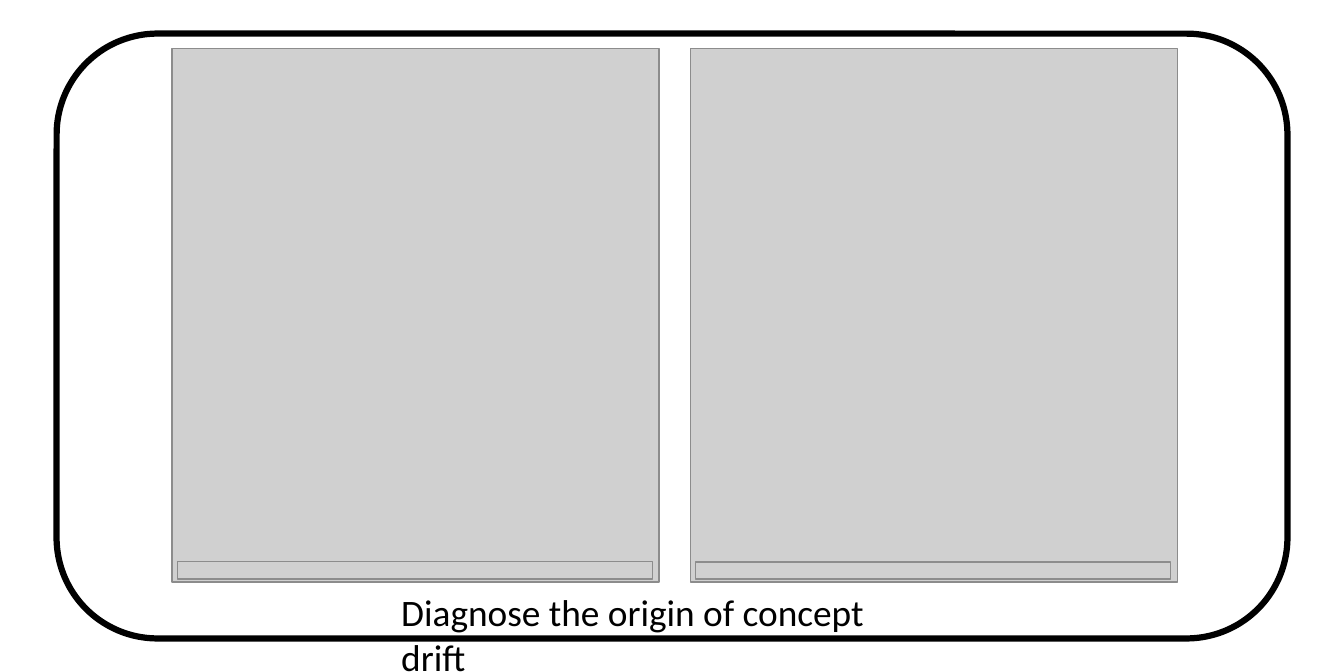
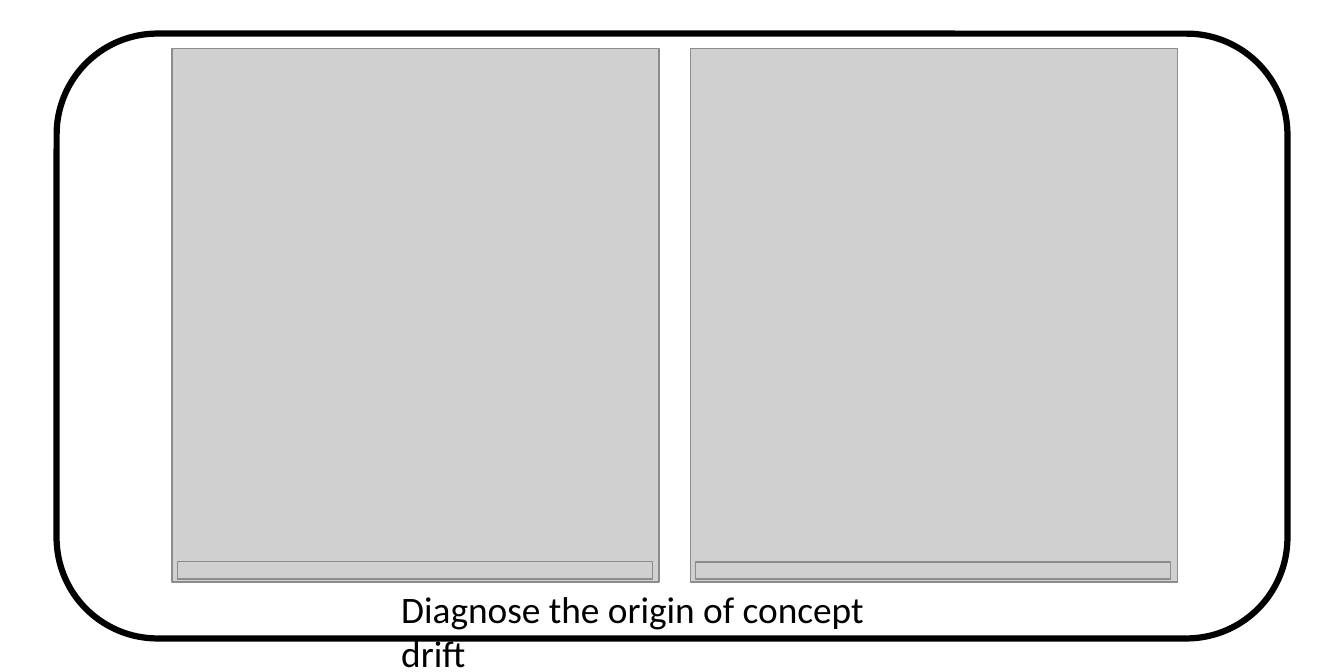
Before and after one commit to kgzhang0801/cd_paper, a slide deck: slide 5 of figures/v14/flow_chart/gen_fig_most_updated_1.pptx. Drawn at 1344x672 pixels with LibreOffice and Linux fonts; fonts in the diff are those of the drawing; grey boxes stand for pictures. Boxes give left, top, right and bottom in pixels: in the first picture for what was removed or moved away, otherwise in the second. Text is boxed around its words. In the diff, an @@ line names an element or a change of style, - is before the commit and + after.

```diff
--- a/figures/v14/flow_chart/gen_fig_most_updated_1.pptx
+++ b/figures/v14/flow_chart/gen_fig_most_updated_1.pptx
@@ text "Diagnose the origin of concept ..." moved from (x1=401, y1=600, x2=864, y2=672) to (x1=401, y1=597, x2=864, y2=668) @@
```
Also in this commit, not shown: 1 other file.
